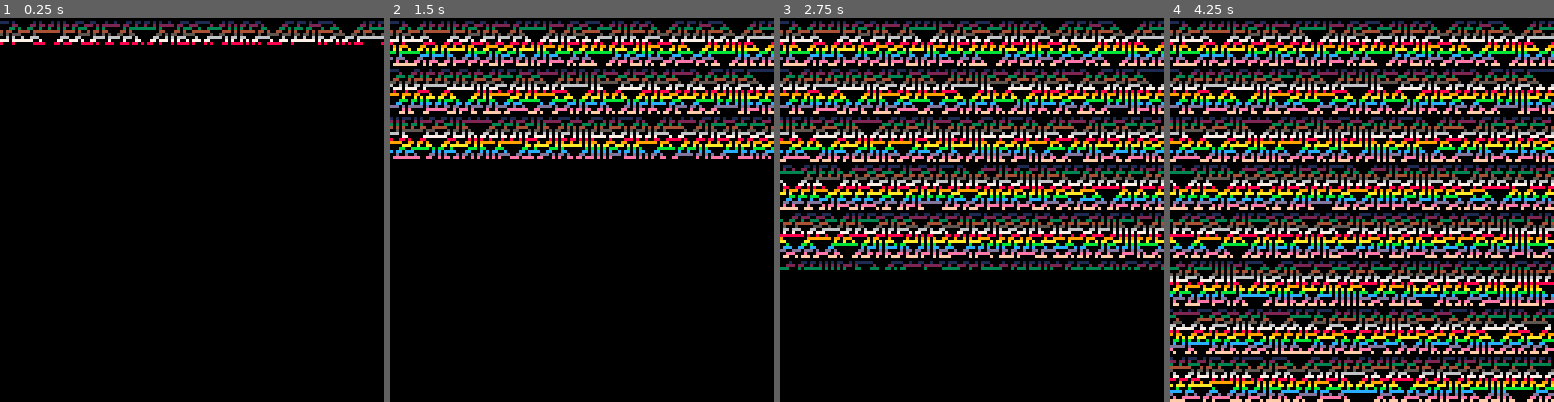
Above: before the commit, frames 1-4 (left to right).
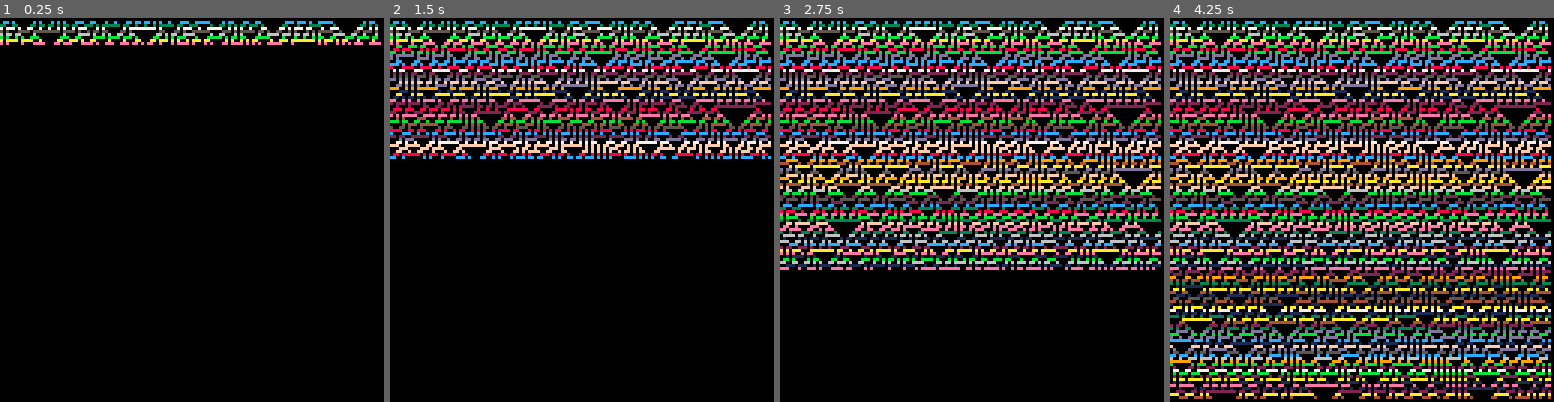
Above: after the commit, the same moments.

Repository: TechyTrickster/pico8-cellular-automata
Game: PICO-8 cartridge cell.p8
The game is run twice, just before and just after one commit, with the same random seed, the same clock (stepped at 60 frames per second) and the same inputs.
Inputs:
- Up to frame 1 (0.25 s): no input
- Up to frame 2 (1.5 s): no input
- Up to frame 3 (2.75 s): hold Right 1.6-2.1 s; hold Up 2.15-2.42 s; hold Right from 2.47 s (still down)
- Up to frame 4 (4.25 s): release Right at 3.03 s; hold Left 3.08-3.58 s; hold Down 3.63-3.97 s; hold Right from 4.02 s (still down)

The runs differ from the first frame. In frame 1, 3.1% of the frame differs, in the area x 0-100%, y 0-8%; in frame 2, 19%; in frame 3, 37%; in frame 4, 62%, in the area x 0-100%, y 0-100%.

Commit message:
changes 1. changed world size to match the screen size (off by one error) 2. implemented all of the coloration options

Diff:
--- a/cell.p8
+++ b/cell.p8
@@ -29,8 +29,8 @@
 
 function worldIndex(world, index)
     if index == 0 then
-        toroidIndex = 128
-    elseif index == 129 then
+        toroidIndex = 127
+    elseif index == 128 then
         toroidIndex = 1
     else
         toroidIndex = index
@@ -106,6 +106,7 @@
 function restartSim()
     cls()
     mode = "run"
+    newColor = randomColor(0)
     iterationnumber = 0
     newworld = generateHomogeniousList(128, 0)
     --{"random even", "random high", "random low", "single middle", "single random"}
@@ -292,7 +293,7 @@
             iterationnumber += 1
             local x = 1
             newworld = {}
-            while x <= 128 do
+            while x <= 127 do
                 local v0 = worldIndex(oldworld, x - 1)
                 local v1 = worldIndex(oldworld, x)
                 local v2 = worldIndex(oldworld, x + 1)
@@ -322,17 +323,39 @@
 end
 
 
+function randomColor(excludedColor)
+    output = flr(rnd(16))
+
+    while output == excludedColor do
+        output = flr(rnd(16))
+    end
+
+    return output
+end
+
+
 function _draw()
     --print("draw")
     if mode == "run" then
         local xpos = 0
 
-        for element in all(newworld) do
-            pset(xpos, iterationnumber, (iterationnumber % 16) * element)
-            xpos += 1
-        end
-
-        oldworld = copyWorld(newworld)
+        --colorOptions = {"random line", "random noise", "solid"}
+        if iterationnumber < maxiterationnumber then
+            if colorsMode == "random line" then
+                newColor = randomColor(0)
+            end
+
+            for element in all(newworld) do
+                if colorsMode == "random noise" then
+                    newColor = randomColor(0)
+                end
+
+                pset(xpos, iterationnumber, newColor * element)
+                xpos += 1
+            end
+
+            oldworld = copyWorld(newworld)
+        end
     elseif mode == "config" then
         local left = btnp(0)
         local right = btnp(1)
